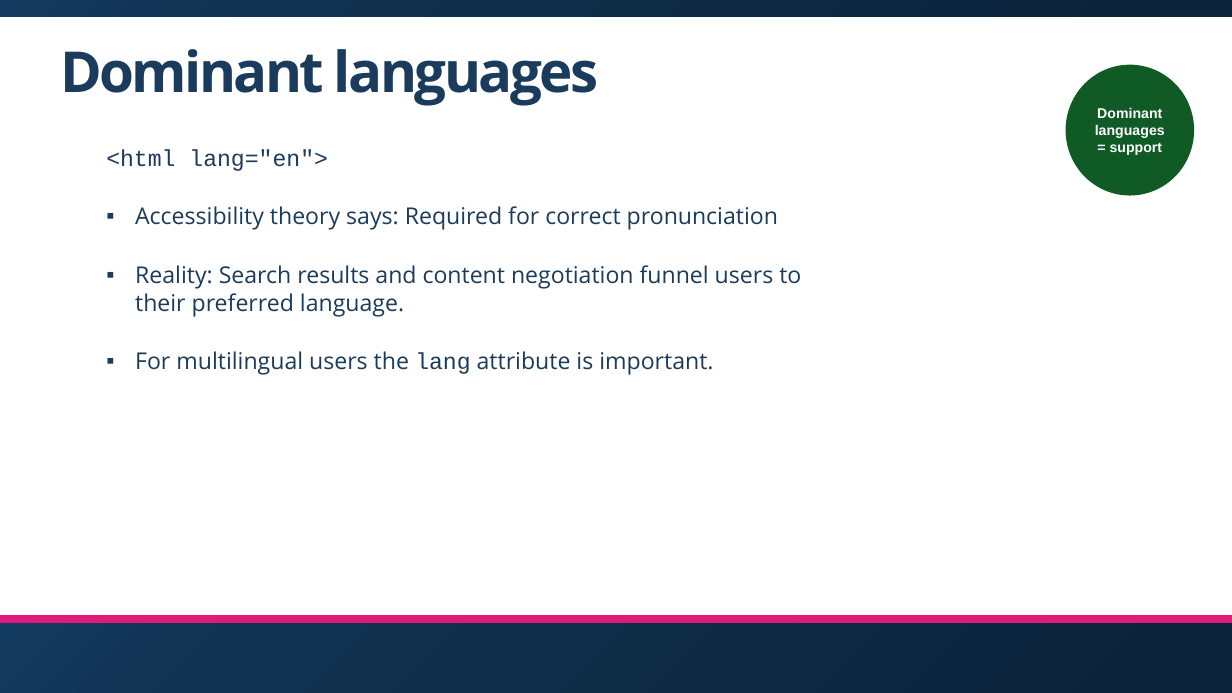
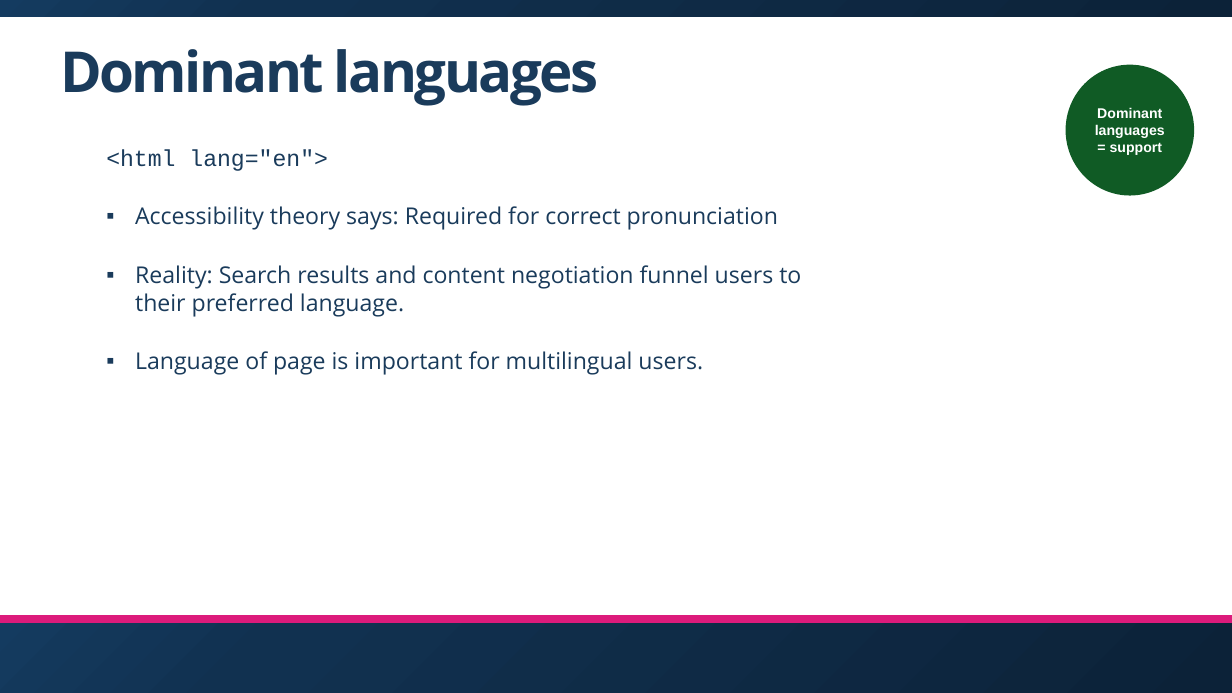
Before and after one commit to ThePacielloGroup/babel, a slide deck: slide 19 of presentation/CSUN_2025_Babel.pptx (slide 18 before the commit). Drawn at 1232x693 pixels with LibreOffice and Linux fonts; fonts in the diff are those of the drawing; background and template pictures are left out. Boxes give left, top, right and bottom in pixels: in the first picture for what was removed or moved away, otherwise in the second. Text is boxed around its words. In the diff, an @@ line names an element or a change of style, - is before the commit and + after.

```diff
--- a/presentation/CSUN_2025_Babel.pptx
+++ b/presentation/CSUN_2025_Babel.pptx
@@ text at box(135, 351, 703, 375): text changed @@
-▪ For multilingual users the lang attribute is important.
+▪ Language of page is important for multilingual users.
```
Also in this commit, not shown: 4 other slides changed, 2 slides added, 1 slide removed.
